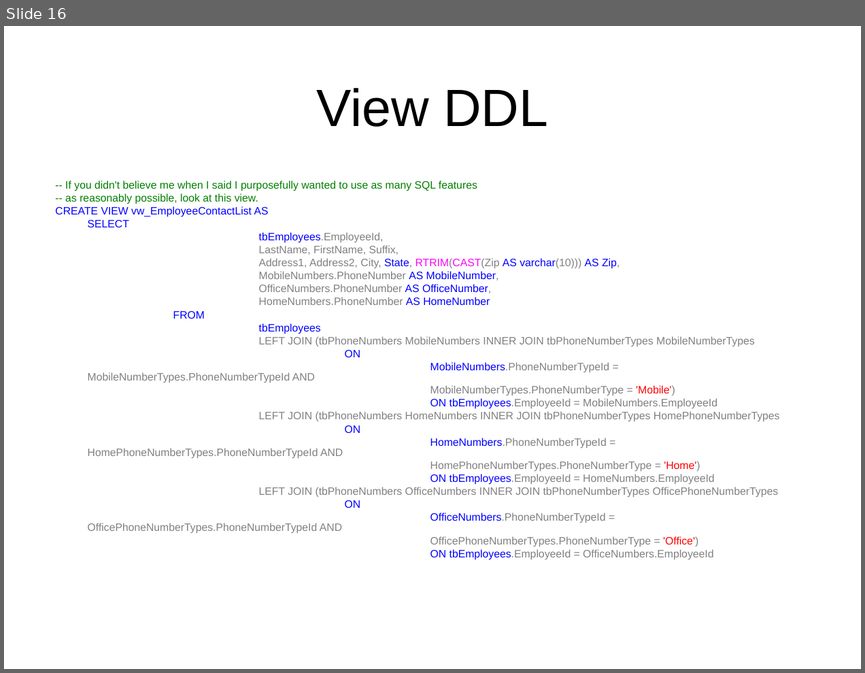
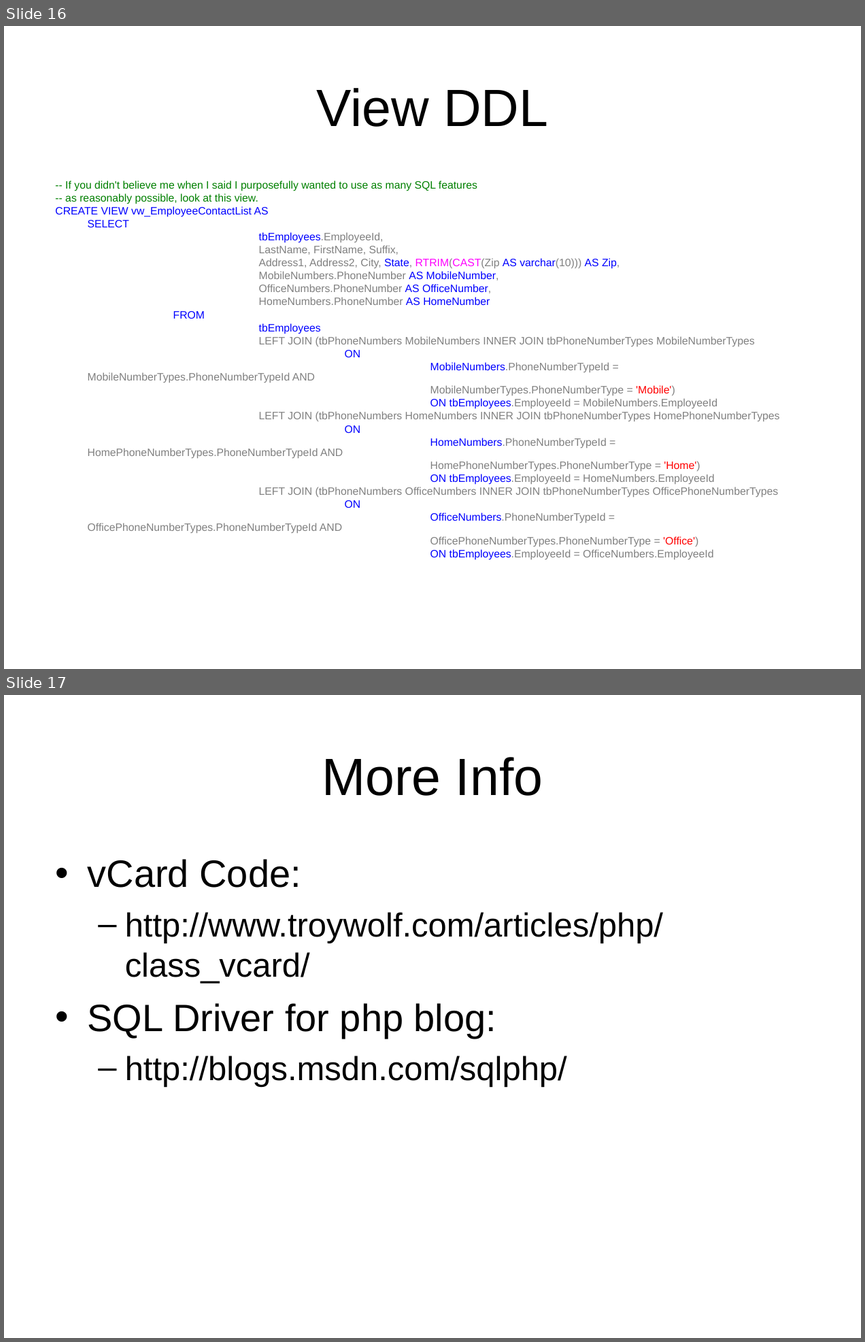
Before and after one commit to LIPHP/Employee-Contact-List, a slide deck: Docs/Using Microsoft SQL Server with PHP.ppt. Shown one above the other, each under a label of ours: slide 16 before the commit, slides 16 and 17 after it. The pictures are 865x673 and 865x1342 pixels, drawn with LibreOffice and Linux fonts; fonts in the diff are those of the drawing. Boxes give left, top, right and bottom in pixels: in the first picture for what was removed or moved away, otherwise in the second. Text is boxed around its words. In the diff, an @@ line names an element or a change of style, - is before the commit and + after.

Commit message:
Smarttified presentation code. Made a nice object model. Phone numbers display with dashes. Beginning of vcard support. Its still broke.

```diff
--- a/Docs/Using Microsoft SQL Server with PHP.ppt
+++ b/Docs/Using Microsoft SQL Server with PHP.ppt
@@ slide 17 added at (4, 695, 861, 1338), background #FFFFFF @@
@@ title added at (322, 757, 543, 796), 44 pt, text #000000 @@
+More Info
@@ text added at (88, 859, 663, 1087), 28 pt, text #000000 @@
+• vCard Code:
+  – http://www.troywolf.com/articles/php/class_vcard/
+• SQL Driver for php blog:
+  – http://blogs.msdn.com/sqlphp/
```
Also in this commit, not shown: 1 slide removed, 10 other files.
